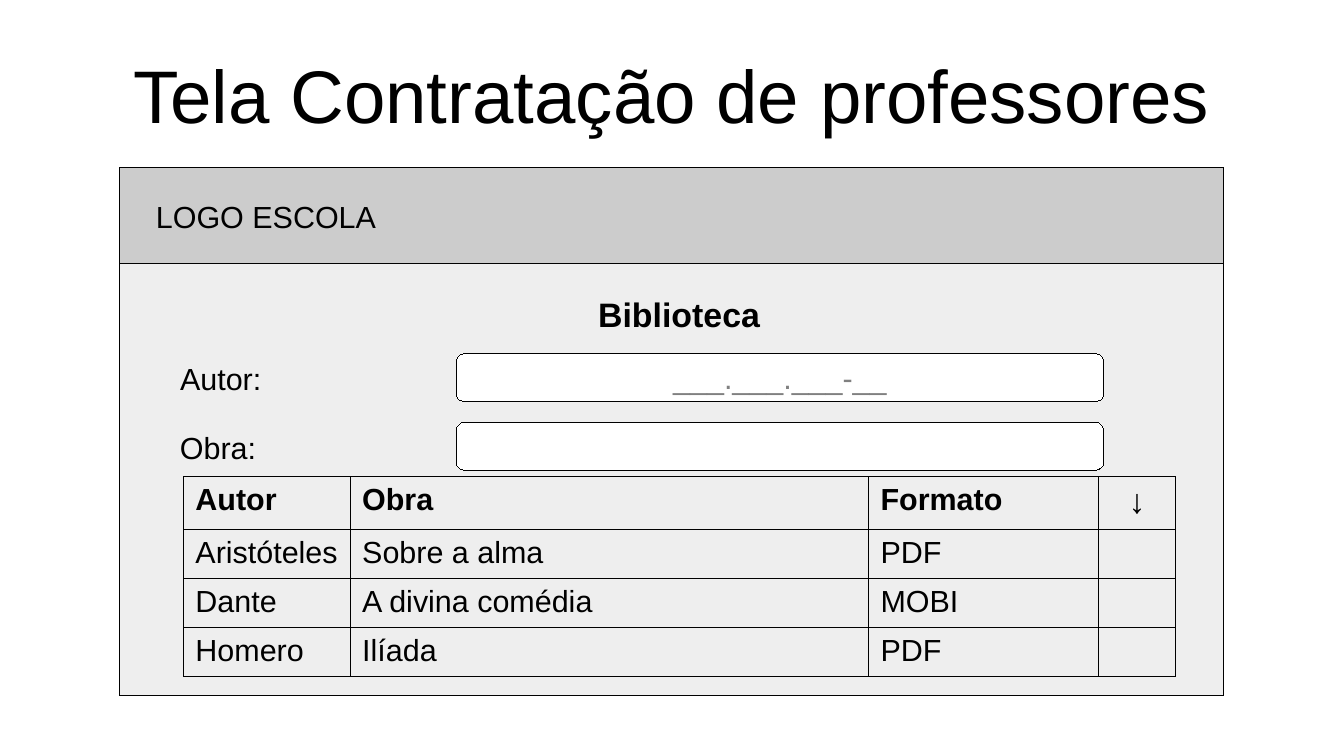
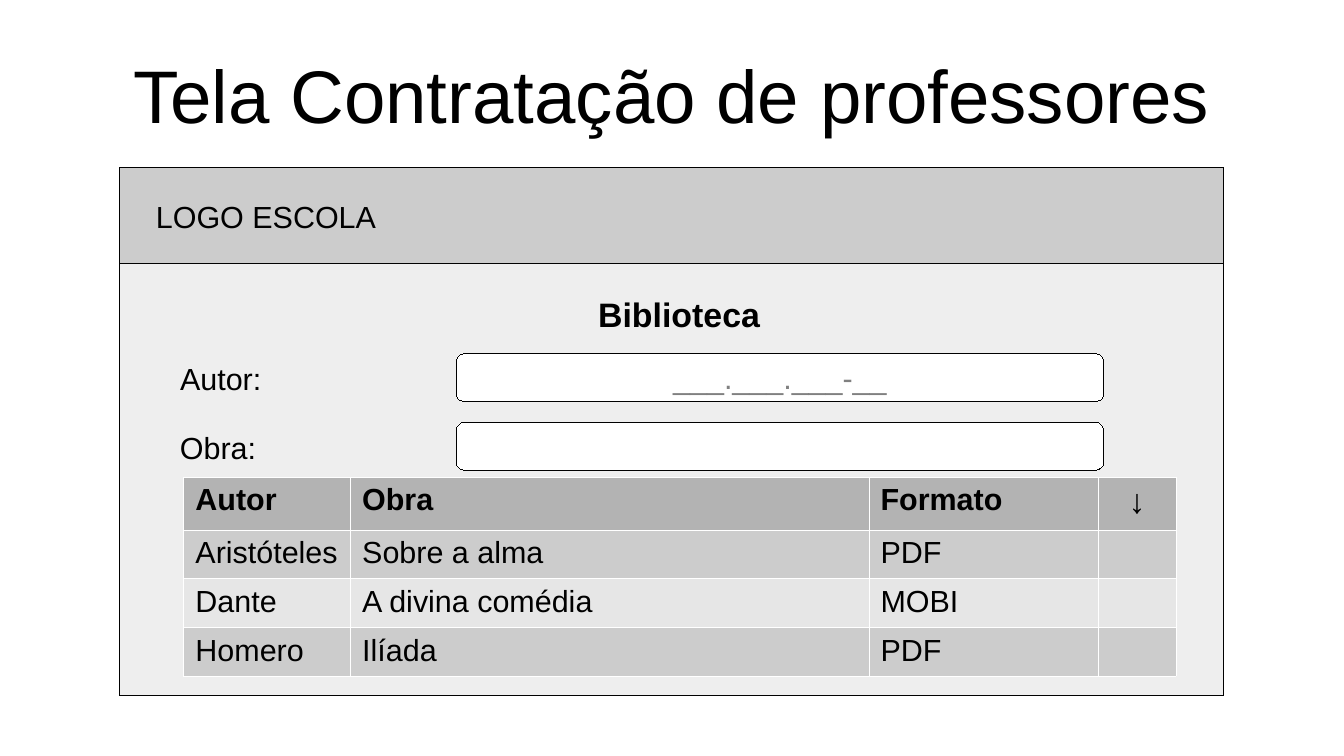
Before and after one commit to Nunesnd/escolaOnline, a slide deck: slide 13 of docs_projeto/projeto.odp. Drawn at 1344x756 pixels with LibreOffice and Linux fonts; fonts in the diff are those of the drawing. Boxes give left, top, right and bottom in pixels: in the first picture for what was removed or moved away, otherwise in the second. Text is boxed around its words. In the diff, an @@ line names an element or a change of style, - is before the commit and + after.

```diff
--- a/docs_projeto/projeto.odp
+++ b/docs_projeto/projeto.odp
@@ table at bbox=[184, 477, 1177, 667] @@
@@ fill none to #B3B3B3 in row 1 @@
@@ fill none to #CCCCCC in 6 cells @@
@@ fill none to #E6E6E6 in 3 cells @@
@@ borders changed @@
```
Also in this commit, not shown: 4 other files.
